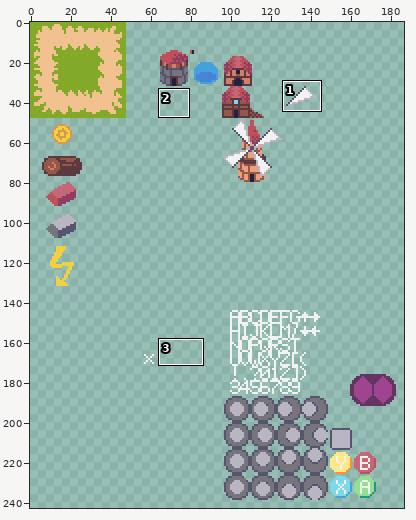
Two states of a sprite sheet, src/res/textures/textures_unpacked.png. The picture above shows the old version from afar; the outline marks the close-up.
Close-up. Before:
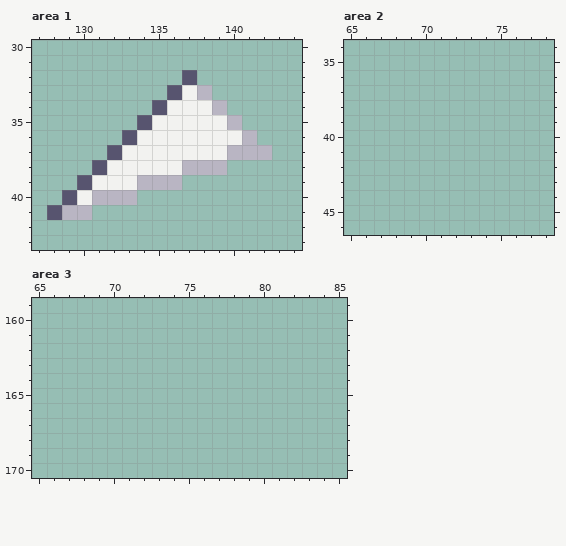
The file is 256x256 pixels. Shown: area 1: x 127..144, y 30..43; area 2: x 65..78, y 34..46; area 3: x 65..85, y 159..170. The wide view leaves out empty margins. The commit also changed other parts of the picture, which this record leaves out.
The same view after the edit:
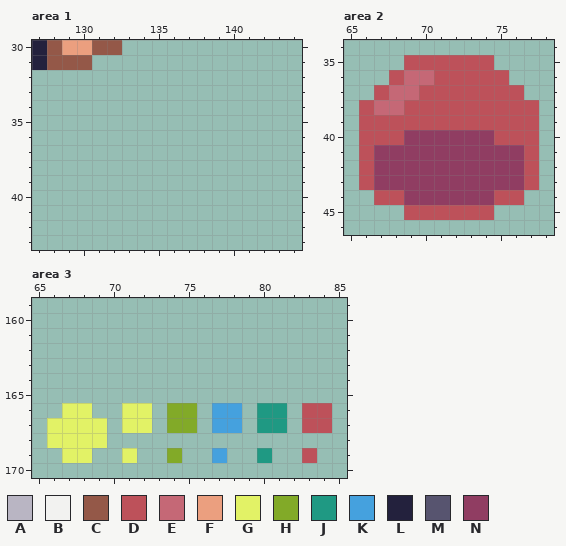
Palette (. is transparent): A #b9b5c3  B #f2f2f0  C #945848  D #bd515a  E #c56876  F #eb9f7f  G #e2f266  H #82aa28  J #1f9983  K #45a1de  L #23213d  M #57546f  N #903d62
Diff:
Area 1:
The author put colour C in row 30 at x 128 and 131 to 132; in row 31 at x 128 to 130.
The author put colour F in row 30 at x 129 to 130.
The author put colour L in rows 30 to 31 at x 127.
Colour A is removed in row 33 at x 138; in row 34 at x 139; in row 35 at x 140; in row 36 at x 141; in row 37 at x 140 to 142; in row 38 at x 137 to 139.
Colour A is removed in row 39 at x 134 to 136; in row 40 at x 131 to 133; in row 41 at x 129 to 130.
Colour B is removed in row 33 at x 137; in row 34 at x 136 to 138; in row 35 at x 135 to 139; in row 36 at x 134 to 140; in row 37 at x 133 to 139; in row 38 at x 132 to 136.
Colour B is removed in row 39 at x 131 to 133; in row 40 at x 130.
Colour M is removed in row 32 at x 137; in row 33 at x 136; in row 34 at x 135; in row 35 at x 134; in row 36 at x 133; in row 37 at x 132.
Colour M is removed in row 38 at x 131; in row 39 at x 130; in row 40 at x 129; in row 41 at x 128.
Area 2:
The author put colour D in row 35 at x 69 to 74; in row 36 at x 68 and 71 to 75; in row 37 at x 67 and 70 to 76; in row 38 at x 66 and 69 to 77; in row 39 at x 66 to 77; in row 40 at x 66 to 68 and 75 to 77.
The author put colour D in rows 41 to 43 at x 66 and 77; in row 44 at x 67 to 68 and 75 to 76; in row 45 at x 69 to 74.
The author put colour E in row 36 at x 69 to 70; in row 37 at x 68 to 69; in row 38 at x 67 to 68.
The author put colour N in row 40 at x 69 to 74; in rows 41 to 43 at x 67 to 76; in row 44 at x 69 to 74.
Area 3:
The author put colour D in rows 166 to 167 at x 83 to 84; in row 169 at x 83.
The author put colour G in row 166 at x 67 to 68 and 71 to 72; in row 167 at x 66 to 69 and 71 to 72; in row 168 at x 66 to 69; in row 169 at x 67 to 68 and 71.
The author put colour H in rows 166 to 167 at x 74 to 75; in row 169 at x 74.
The author put colour J in rows 166 to 167 at x 80 to 81; in row 169 at x 80.
The author put colour K in rows 166 to 167 at x 77 to 78; in row 169 at x 77.
Boxes around the changes in both close-ups, in picture pixels (x1, y1, x2, y2):
changed: (32, 40, 272, 220)
added: (359, 55, 539, 220)
added: (47, 403, 332, 463)
